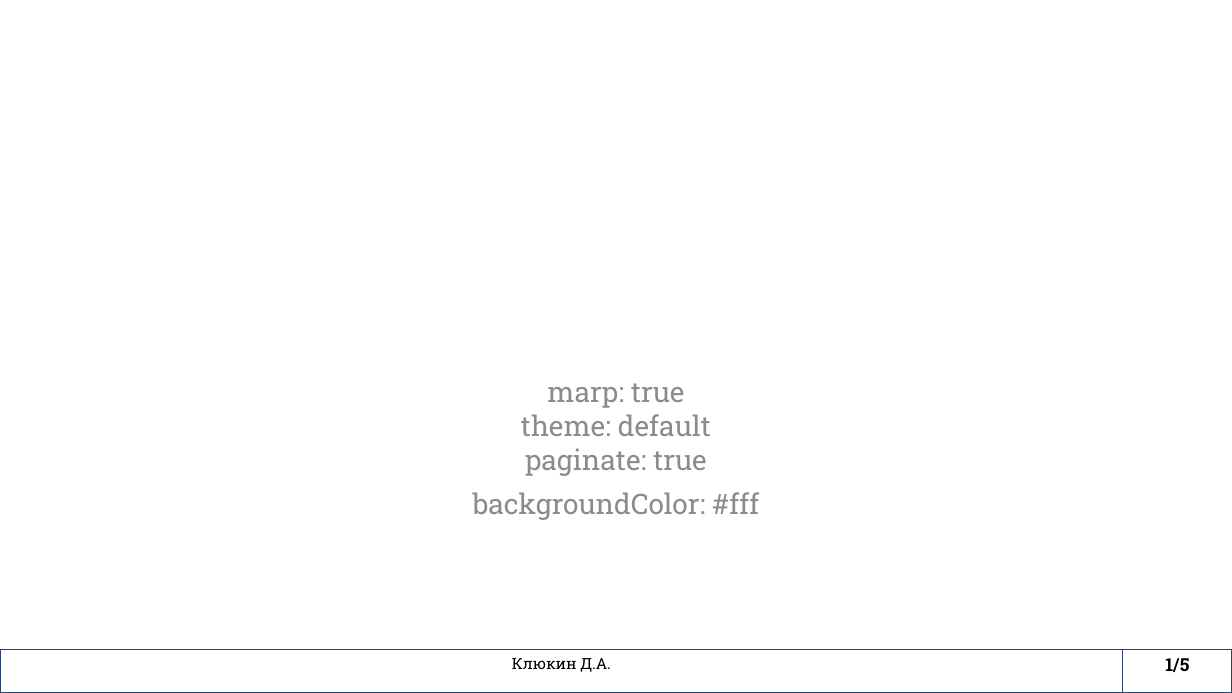
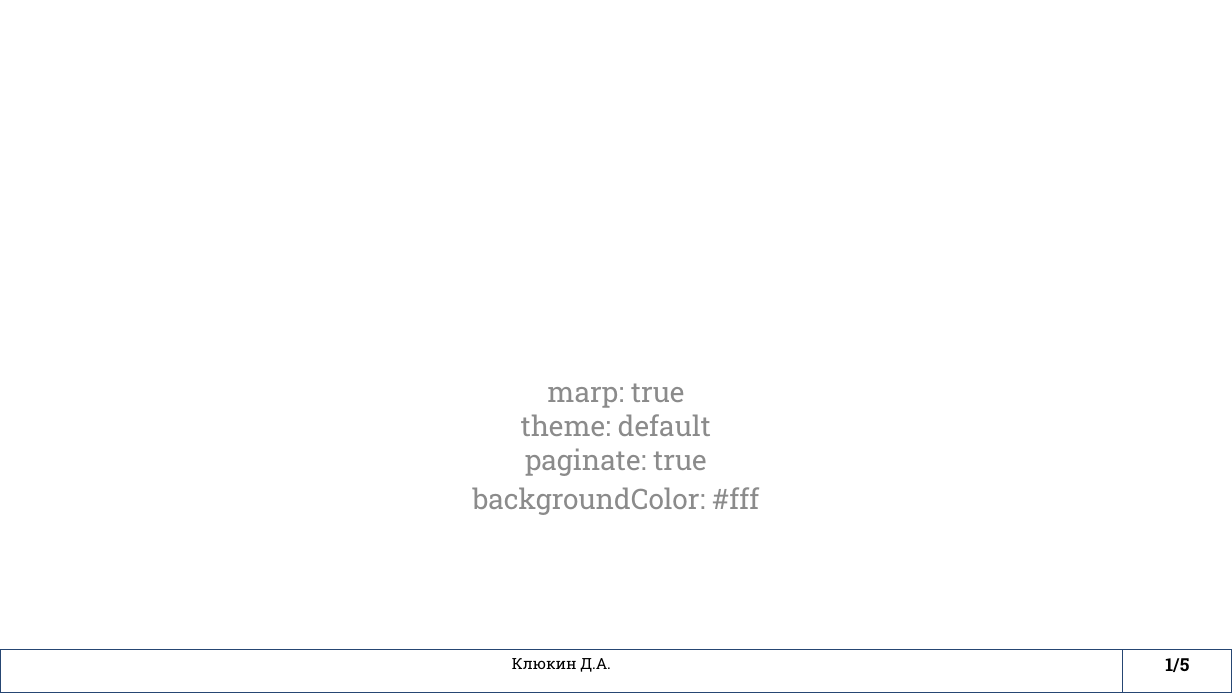
Before and after one commit to DaniilKlyukin/AI_Presentation, a slide deck: slide 1 of docs/t2.pptx. Drawn at 1232x693 pixels with LibreOffice and Linux fonts; fonts in the diff are those of the drawing. Boxes give left, top, right and bottom in pixels: in the first picture for what was removed or moved away, otherwise in the second. Text is boxed around its words. In the diff, an @@ line names an element or a change of style, - is before the commit and + after.

```diff
--- a/docs/t2.pptx
+++ b/docs/t2.pptx
@@ subtitle "marp: true theme: default paginate: ..." at (473,383,759,515): line spacing 1.15 to 1 @@
```
Also in this commit, not shown: 4 other slides changed, 1 other file.
